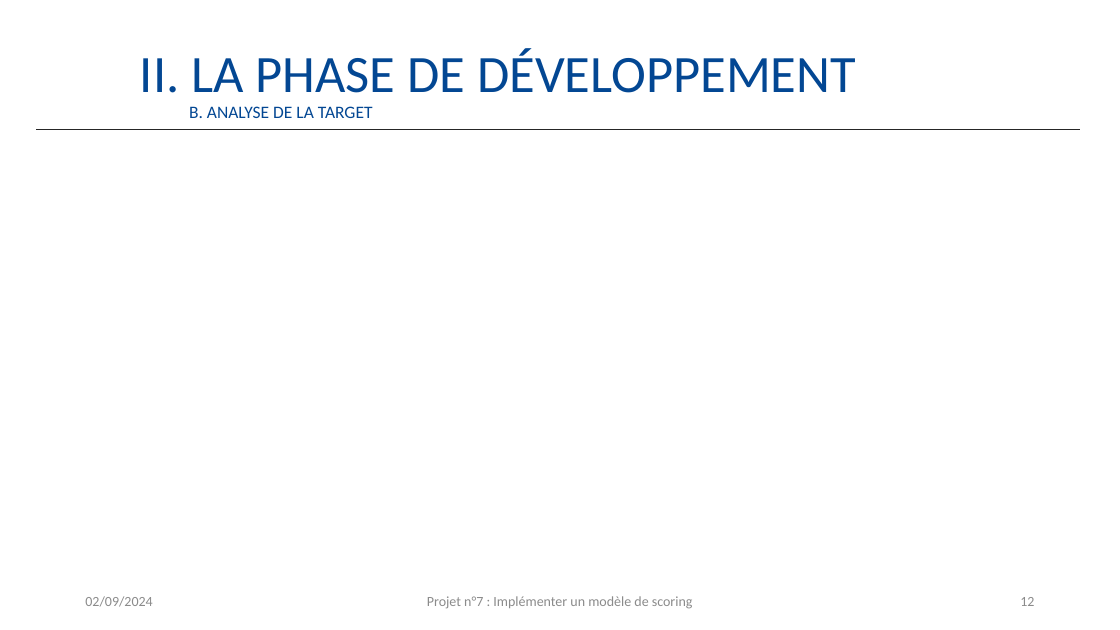
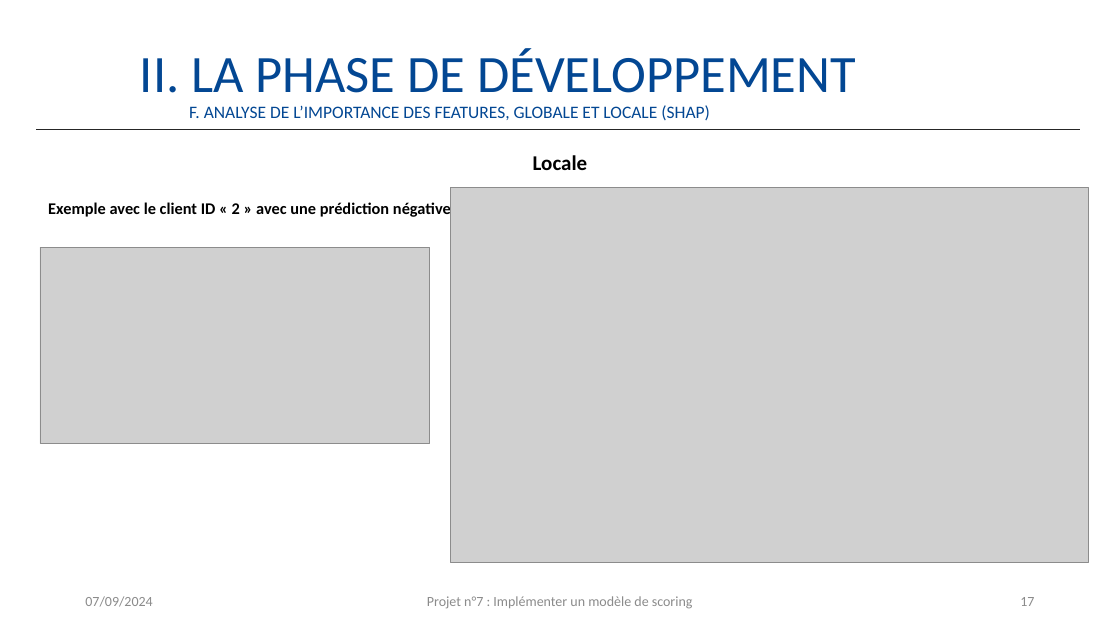
Before and after one commit to JustinVqr/P7_ScoringModel, a slide deck: slide 17 of présentation/Vacquerie_Justin_4_présentation_092024.pptx (slide 12 before the commit). Drawn at 1120x630 pixels with LibreOffice and Linux fonts; fonts in the diff are those of the drawing; grey boxes stand for pictures. Boxes give left, top, right and bottom in pixels: in the first picture for what was removed or moved away, otherwise in the second. Text is boxed around its words. In the diff, an @@ line names an element or a change of style, - is before the commit and + after.

```diff
--- a/présentation/Vacquerie_Justin_4_présentation_092024.pptx
+++ b/présentation/Vacquerie_Justin_4_présentation_092024.pptx
@@ text at [189,105,710,120]: text changed @@
-B. ANALYSE DE LA TARGET
+F. ANALYSE DE L’IMPORTANCE DES FEATURES, GLOBALE ET LOCALE (SHAP)
@@ text added at [533,155,588,170], 18 pt, text #000000, bold @@
+Locale
@@ text added at [48,201,451,219], 14 pt, text #000000, bold @@
+Exemple avec le client ID « 2 » avec une prédiction négative
@@ picture added at [451,188,1089,562] @@
@@ picture added at [40,247,430,444] @@
@@ text at [85,596,152,607]: text changed @@
-02/09/2024
+07/09/2024
@@ page number at [1020,597,1034,606]: text changed @@
-12
+17
```
Also in this commit, not shown: 15 other slides changed, 11 slides added, 1 other file.
